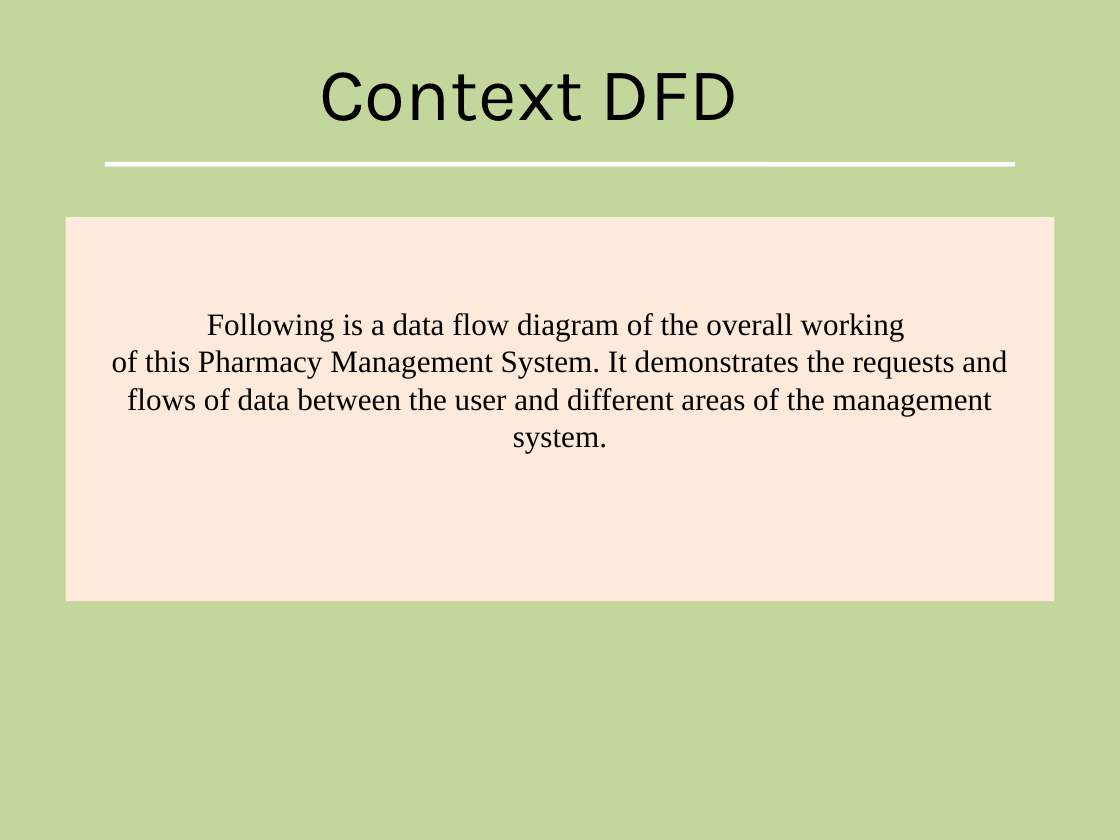
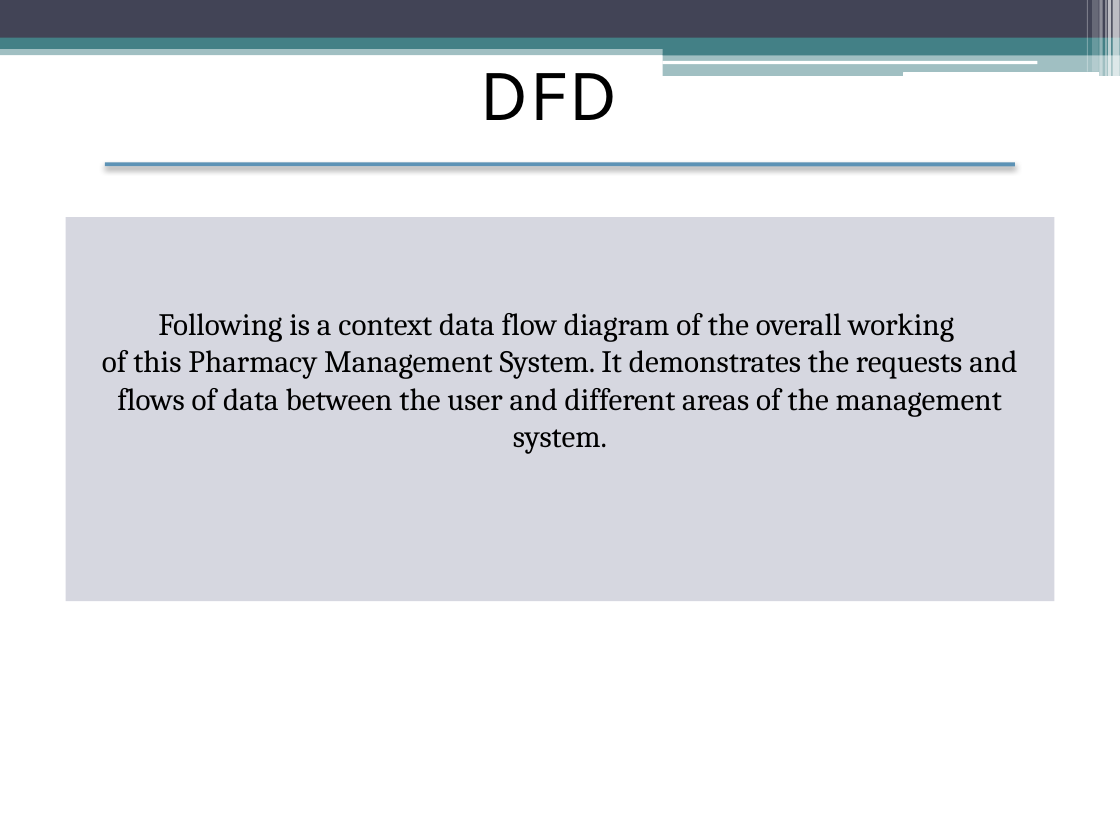
Before and after one commit to Abhisekh-Mundle-99/Pharmacy-Management-System, a slide deck: slide 5 of Group VI(F) Presentation.pptx. Drawn at 1120x840 pixels with LibreOffice and Linux fonts; fonts in the diff are those of the drawing. Boxes give left, top, right and bottom in pixels: in the first picture for what was removed or moved away, otherwise in the second. Text is boxed around its words. In the diff, an @@ line names an element or a change of style, - is before the commit and + after.

```diff
--- a/Group VI(F) Presentation.pptx
+++ b/Group VI(F) Presentation.pptx
@@ background #C3D69B to #FFFFFF @@
@@ rectangle added at bbox=[0, 0, 1120, 38], fill #424456 @@
@@ rectangle added at bbox=[1086, 0, 1088, 72], fill #FFFFFF at 30% opacity @@
@@ rectangle added at bbox=[1092, 0, 1099, 72], fill #FFFFFF at 20% opacity @@
@@ rectangle added at bbox=[1100, 0, 1103, 76], fill #FFFFFF at 40% opacity @@
@@ rectangle added at bbox=[1105, 0, 1107, 76], fill #FFFFFF at 60% opacity @@
@@ rectangle added at bbox=[1108, 0, 1111, 76], fill #FFFFFF at 65% opacity @@
@@ rectangle added at bbox=[1113, 0, 1120, 76], fill #FFFFFF at 65% opacity @@
@@ rectangle added at bbox=[0, 45, 1120, 55], fill #438086 at 50% opacity @@
@@ rectangle added at bbox=[0, 38, 1120, 49], fill #438086 @@
@@ text at bbox=[480, 53, 618, 120]: text changed @@
-Context DFD
+DFD
@@ rectangle added at bbox=[663, 44, 1120, 55], fill #438086 @@
@@ rectangle added at bbox=[663, 54, 1120, 76], fill #438086 at 50% opacity @@
@@ rounded rectangle added at bbox=[662, 60, 1037, 64], fill #FFFFFF @@
@@ rounded rectangle added at bbox=[903, 72, 1099, 76], fill #FFFFFF @@
@@ line (105, 165) - (1015, 165): stroke #FFFFFF 3 pt to #5C92B5 2.5 pt @@
@@ rectangle "Following is a context data ..." at bbox=[66, 217, 1055, 601]: fill #FDEADA to #D6D7E0 @@
@@ text in rectangle at bbox=[102, 313, 1017, 454]: text changed; font Times New Roman to Cambria @@
-Following is a data flow diagram of the overall working
-of this Pharmacy Management System. It demonstrates the requests and flows of data between the user and different areas of the management system.
+Following is a context data flow diagram of the overall working
+of this Pharmacy Management System. It demonstrates the requests and flows of data between the user and different areas of the management system.
```
Also in this commit, not shown: 12 other slides changed, 19 slides added, 8 other files.
